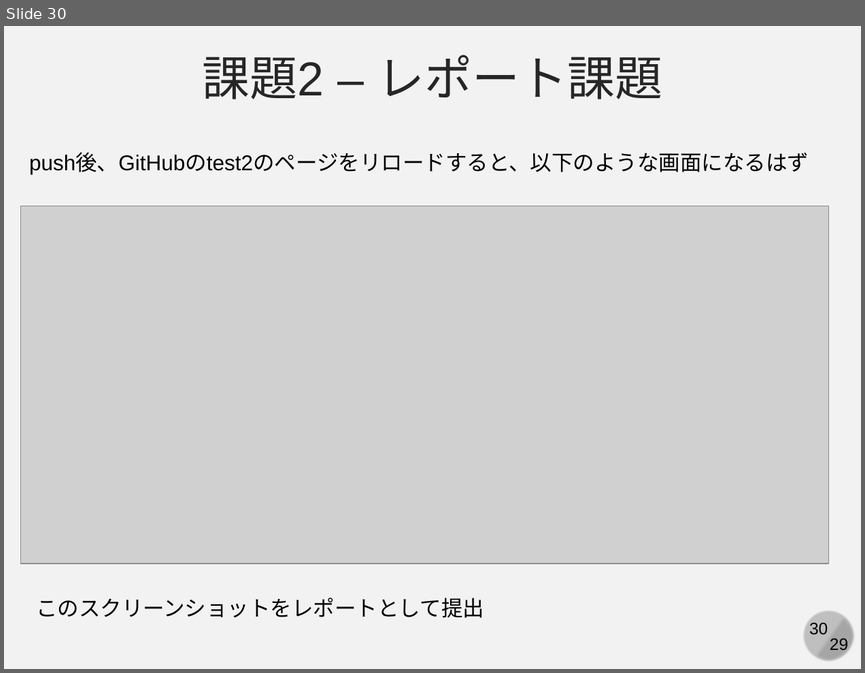
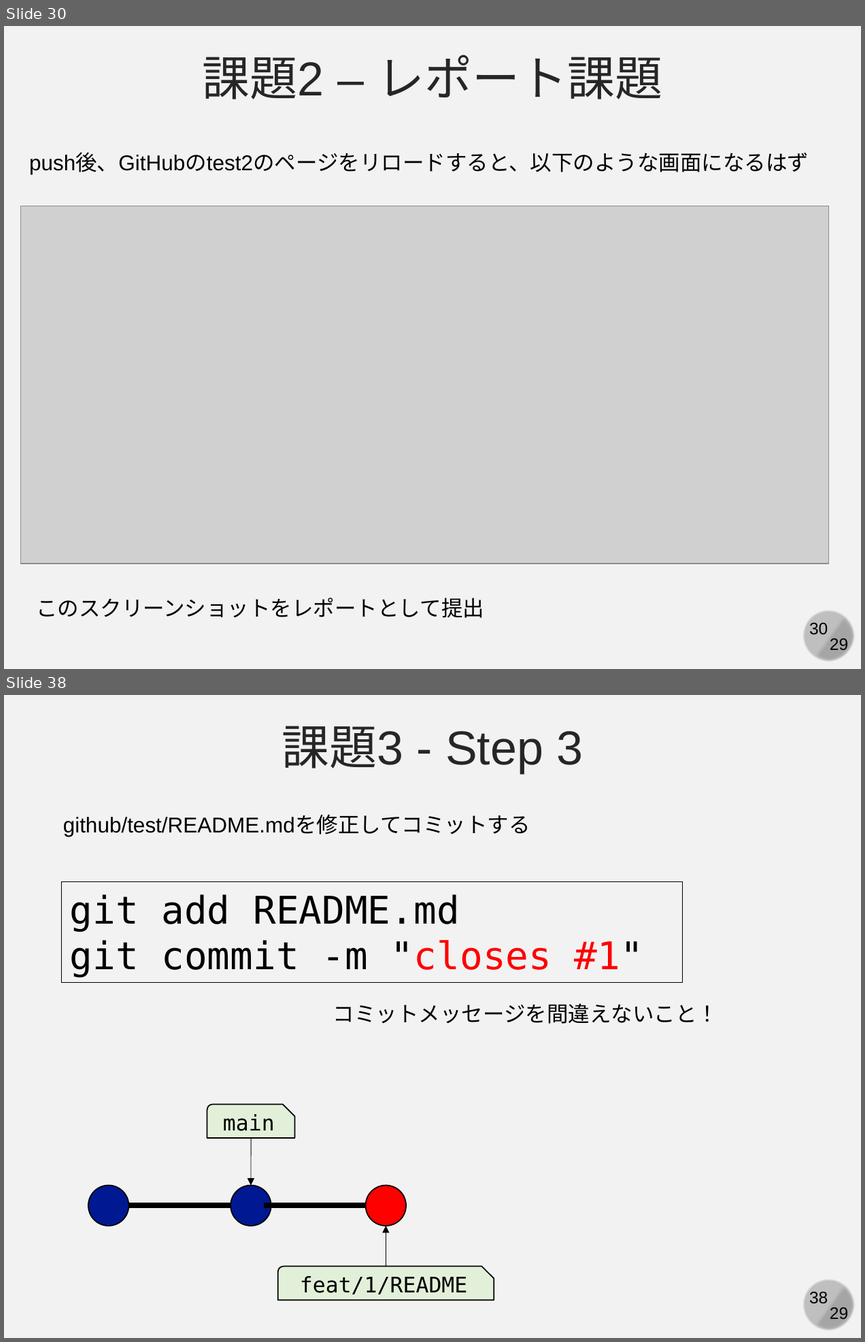
Before and after one commit to kaityo256/github, a slide deck: practice_github/fig/github_ex03.pptx. Shown one above the other, each under a label of ours: slide 30 before the commit, slides 30 and 38 after it; the slides between them are not shown. The pictures are 865x673 and 865x1342 pixels, drawn with LibreOffice and Linux fonts; fonts in the diff are those of the drawing; grey boxes stand for pictures. Boxes give left, top, right and bottom in pixels: in the first picture for what was removed or moved away, otherwise in the second. Text is boxed around its words. In the diff, an @@ line names an element or a change of style, - is before the commit and + after.

```diff
--- a/practice_github/fig/github_ex03.pptx
+++ b/practice_github/fig/github_ex03.pptx
@@ slide 38 added at box(4, 695, 861, 1338), background #F2F2F2; not listed: 4 template elements that a slide beside it also shows @@
@@ text added at box(281, 726, 583, 773), 40 pt, text #262626 @@
+課題3 - Step 3
@@ text added at box(63, 815, 530, 836), 18 pt, text #000000 @@
+github/test/README.mdを修正してコミットする
@@ rectangle added at box(61, 882, 682, 983), outline #000000 0.75 pt, 32 pt, text #000000 @@
+git add README.md
+git commit -m "closes #1"
@@ text added at box(333, 1003, 718, 1023), 18 pt, text #000000 @@
+コミットメッセージを間違えないこと！
@@ snip round rect added at box(207, 1104, 294, 1137), fill #E2F0D9, outline #000000 1 pt, 18 pt, text #000000 @@
+main
@@ arrow added from (251, 1138) to (251, 1185), #000000 0.5 pt @@
@@ ellipse added at box(88, 1185, 128, 1225), fill #011893, outline #000000 1 pt @@
@@ ellipse added at box(230, 1185, 271, 1225), fill #011893, outline #000000 1 pt @@
@@ ellipse added at box(366, 1185, 406, 1225), fill #FF0000, outline #000000 1 pt @@
@@ line added from (129, 1205) to (230, 1205), #000000 4.5 pt @@
@@ line added from (264, 1205) to (366, 1205), #000000 4.5 pt @@
@@ arrow added from (386, 1266) to (386, 1225), #000000 0.5 pt @@
@@ snip round rect added at box(278, 1266, 494, 1299), fill #E2F0D9, outline #000000 1 pt, 18 pt, text #000000 @@
+feat/1/README
```
Also in this commit, not shown: 12 other slides added.
